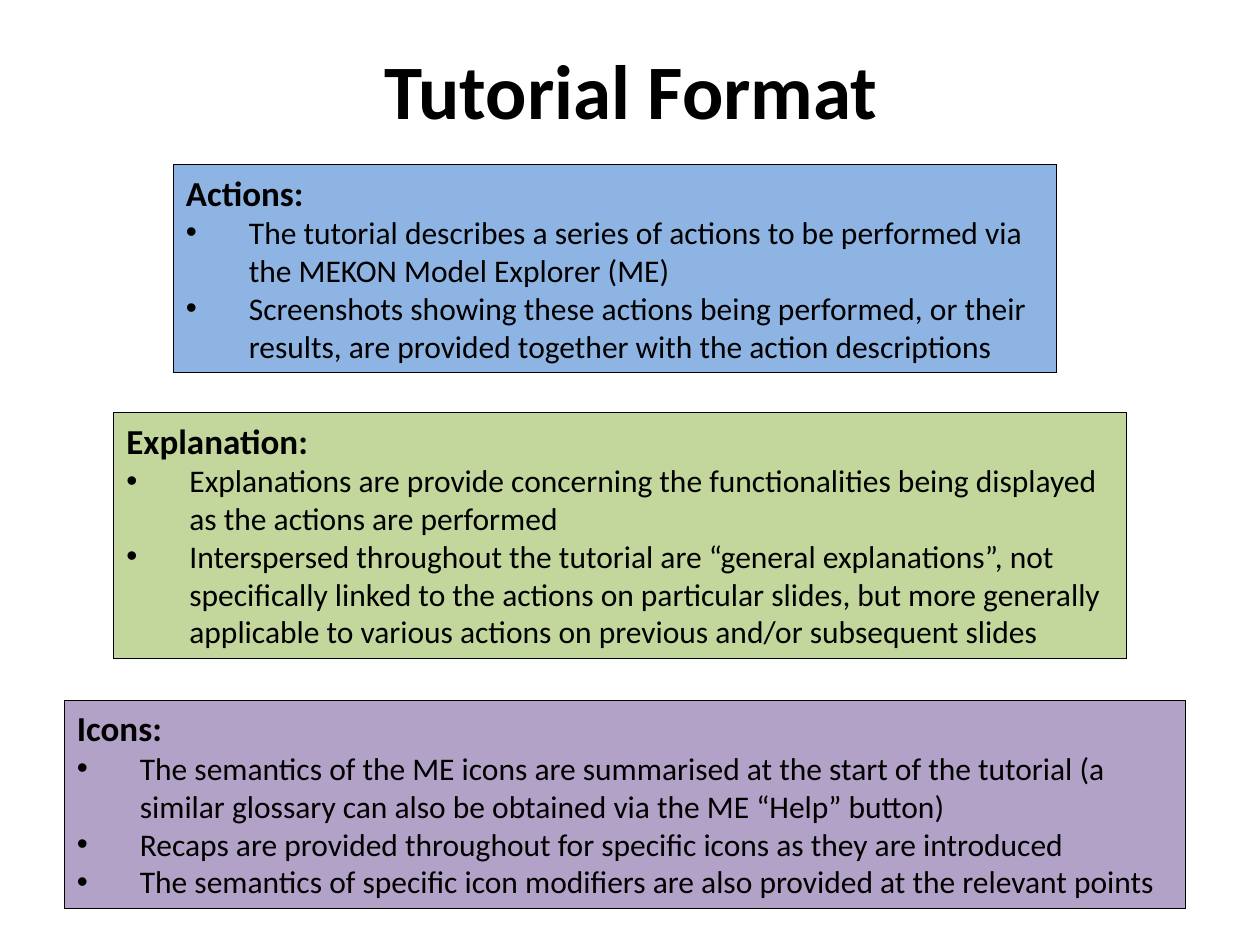
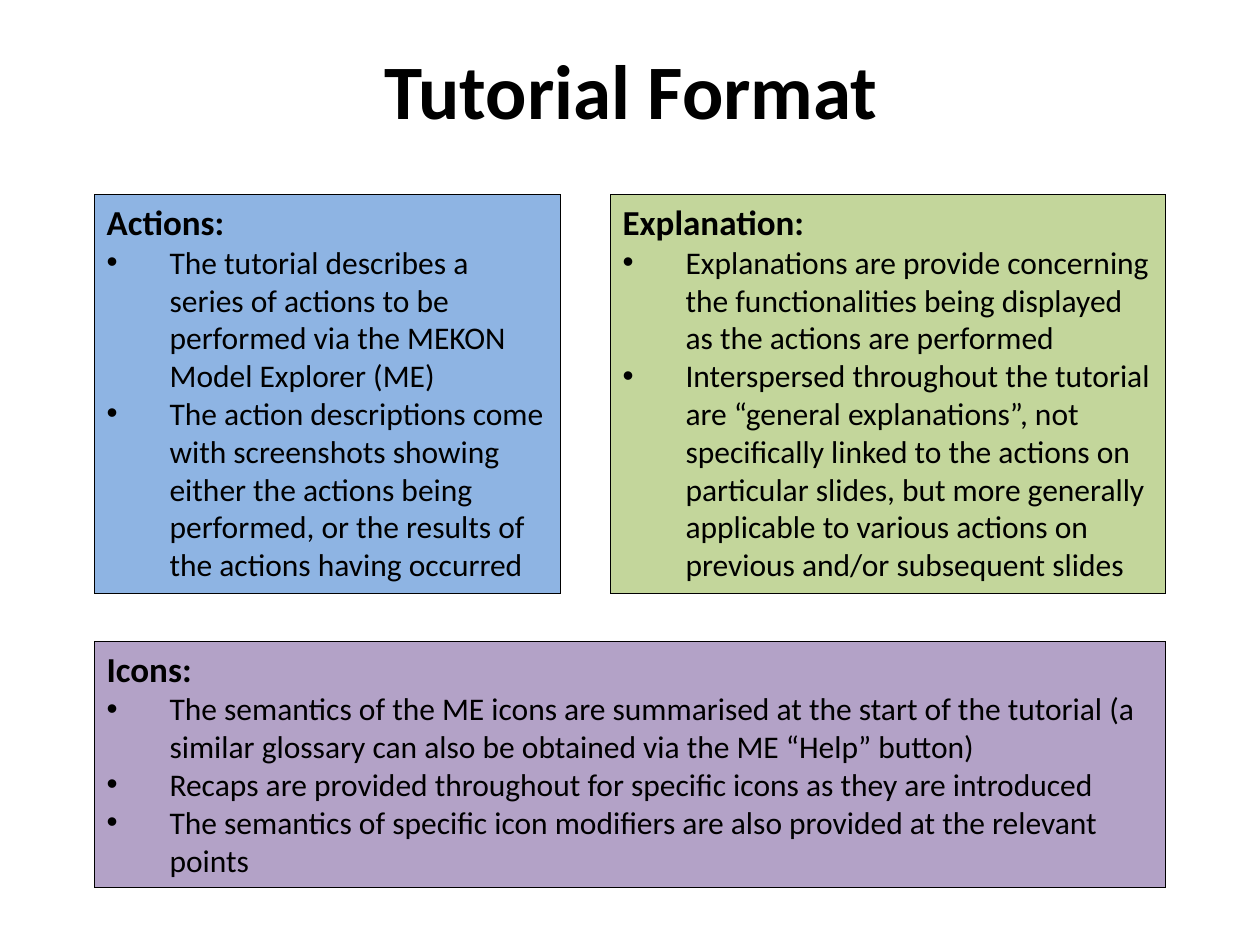
Before and after one commit to colin-puleston/mekon-hobo, a slide deck: slide 5 of docs/MEKON-HOBO Introductory Tutorial.pptx. Drawn at 1260x945 pixels with LibreOffice and Linux fonts; fonts in the diff are those of the drawing. Boxes give left, top, right and bottom in pixels: in the first picture for what was removed or moved away, otherwise in the second. Text is boxed around its words. In the diff, an @@ line names an element or a change of style, - is before the commit and + after.

```diff
--- a/docs/MEKON-HOBO Introductory Tutorial.pptx
+++ b/docs/MEKON-HOBO Introductory Tutorial.pptx
@@ rectangle "Actions:": place and size @@
-rectangle "Actions:" at (174, 165, 1057, 373)
+rectangle "Actions:" at (94, 195, 561, 593)
@@ rectangle "Explanation:": place and size @@
-rectangle "Explanation:" at (115, 413, 1126, 659)
+rectangle "Explanation:" at (610, 195, 1166, 593)
@@ text in rectangle at (170, 403, 543, 582): text changed @@
-• Screenshots showing these actions being performed, or their results, are provided together with the action descriptions
+• The action descriptions come with screenshots showing either the actions being performed, or the results of the actions having occurred
@@ rectangle "Icons:": place and size @@
-rectangle "Icons:" at (64, 701, 1186, 908)
+rectangle "Icons:" at (94, 641, 1166, 887)
```
Also in this commit, not shown: 11 other slides changed, 2 slides added.
